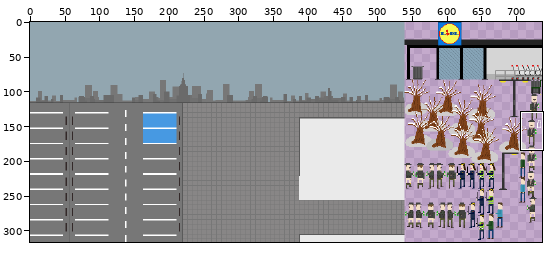
Sprite sheet: _static/atlas/master-0.png. Above: a wide view before the commit, with the close-up outlined.
Close-up. Earlier state:
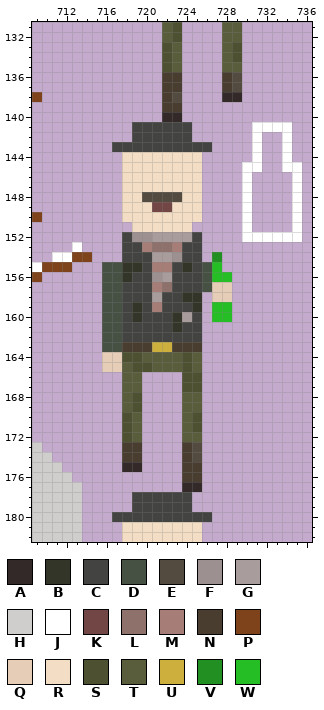
The file is 737x317 pixels. Colours within 5 levels of each other are drawn and written as one. Shown: x 709..736, y 131..182.
Palette (. is transparent): A #332929  B #343529  C #434341  D #465043  E #534b40  F #9d9090  G #a99c9c  H #d0cdcd  J #ffffff  K #734646  L #8f716c  M #a77e77  N #483d2f  P #7f431b  Q #e6cdb8  R #f3dec5  S #4d5131  T #595d3c  U #ccaf3c  V #218f21  W #25be25
Pixels before, first column x 709:
131 .............TS....TT......
132 .............TS....TT......
133 .............ST....TS......
134 .............ST....TS......
135 .............ST....TT......
136 .............NN....NE......
137 .............NN....NE......
138 P............NE....AA......
139 .............NN............
140 .............AA............
141 ..........CCCCCC......JJJJ.
142 ..........CCCCCC......J..J.
143 ........CCCCCCCCCC....J..J.
144 .........RRRRRRRR.....J..J.
145 .........RRRRRRRR....JJ..JJ
146 .........RRRRRRRR....J....J
147 .........RRRRRRRR....J....J
148 .........RREEEERR....J....J
149 .........RRRKKRRR....J....J
150 P........RRRRRRRR....J....J
151 ..........RRRRRR.....J....J
152 .........CFFGGGGC....JJJJJJ
153 ....J....CCMLLMCC..........
154 ..JJPP...CCCGGFCC.V........
155 JPPP...DDBBCMMCBCDW........
156 P......DDBCCFGCCCDWW.......
157 .......DDCCCMLCCCDQQ.......
158 .......DDCCCGCCBB.QQ.......
159 .......DDCBCMCCCB.WW.......
160 .......DDCBCCCBGC.WW.......
161 .......DDCCCCCBCC..........
162 .......DDCCCCCCCC..........
163 .......DDNNNUUNNN..........
164 .......QQSSTTTTST..........
165 .......QQTSSTTTST..........
166 .........TT....SS..........
167 .........TT....SS..........
168 .........TS....TT..........
169 .........TS....TT..........
170 .........ST....TS..........
171 .........ST....TS..........
172 .........ST....TT..........
173 H........NN....NE..........
174 HH.......NN....NE..........
175 HHH......AA....NN..........
176 HHHH...........NN..........
177 HHHHH..........AA..........
178 HHHHH.....CCCCCC...........
179 HHHHH.....CCCCCC...........
180 HHHHH...CCCCCCCCCC.........
181 HHHHH....RRRRRRRR..........
182 HHHHH....RRRRRRRR..........
And afterwards:
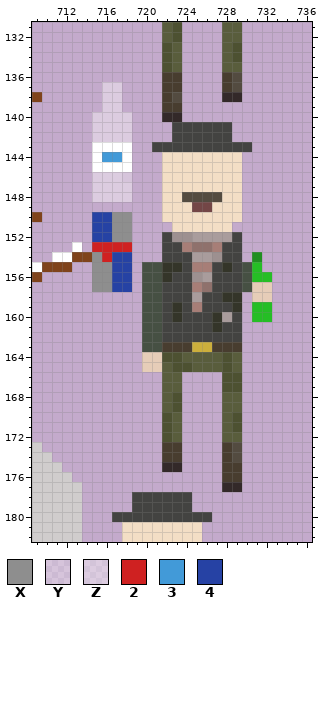
Colours new in this view: X #8e8e8e  Y #ffffff4d  Z #ffffff66  2 #cf2121  3 #429ad8  4 #2642a4
What changed:
y 137..139: x 716..717 .. -> ZZ
y 140: x 715..718 .... -> ZZZZ
y 141: x 715..722 ....CCCC -> ZZZZ....; x 725..728 .... -> CCCC; x 731..734 JJJJ -> ....
y 142: x 715..722 ....CCCC -> ZZZZ....; x 725..728 .... -> CCCC; x 731 J -> .; x 734 J -> .
y 143: x 715..720 ..CCCC -> JJJJ..; x 727..731 ....J -> CCCC.; x 734 J -> .
y 144: x 715..721 ...RRRR -> J33J...; x 726..729 .... -> RRRR; x 731 J -> .; x 734 J -> .
y 145: x 715..721 ...RRRR -> JJJJ...; x 726..731 ....JJ -> RRRR..; x 734..735 JJ -> ..
y 146: x 715..721 ...RRRR -> ZZZY...; x 726..730 ....J -> RRRR.; x 735 J -> .
y 147: x 715..721 ...RRRR -> ZZZZ...; x 726..730 ....J -> RRRR.; x 735 J -> .
y 148: x 715..730 ...RREEEERR....J -> ZZZZ...RREEEERR.; x 735 J -> .
y 149: x 718..722 RRRKK -> ....R; x 725..730 R....J -> KKRRR.; x 735 J -> .
y 150: x 715..721 ...RRRR -> 44XX...; x 726..730 ....J -> RRRR.; x 735 J -> .
y 151: x 715..722 ....RRRR -> 44XX....; x 725..728 .... -> RRRR; x 730 J -> .; x 735 J -> .
y 152: x 715..735 ...CFFGGGGC....JJJJJJ -> 44XX...CFFGGGGC......
y 153: x 715..729 ...CCMLLMCC.... -> 2222...CCMLLMCC
y 154: x 715..723 ...CCCGGF -> X244...CC; x 725..729 C.V.. -> GGFCC; x 731 . -> V
y 155: x 715..731 .DDBBCMMCBCDW.... -> XX44.DDBBCMMCBCDW
y 156: x 715..722 .DDBCCFG -> XX44.DDB; x 725..732 CDWW.... -> FGCCCDWW
y 157: x 715..722 .DDCCCML -> XX44.DDC; x 725..732 CDQQ.... -> MLCCCDQQ
y 158: x 716..721 DDCCCG -> ....DD; x 724..729 BB.QQ. -> CGCCBB; x 731..732 .. -> QQ
y 159: x 716..721 DDCBCM -> ....DD; x 723 C -> B; x 725..729 B.WW. -> MCCCB; x 731..732 .. -> WW
y 160: x 716..721 DDCBCC -> ....DD; x 724 G -> C; x 726..729 .WW. -> CBGC; x 731..732 .. -> WW
y 161: x 716..721 DDCCCC -> ....DD; x 723 B -> C; x 726..729 .... -> CBCC
y 162: x 716..721 DDCCCC -> ....DD; x 726..729 .... -> CCCC
y 163: x 716..722 DDNNNUU -> ....DDN; x 725..729 N.... -> UUNNN
y 164: x 716..724 QQSSTTTTS -> ....QQSST; x 726..729 .... -> TTST
y 165: x 716..721 QQTSST -> ....QQ; x 723 T -> S; x 726..729 .... -> TTST
y 166..167: x 718..719 TT -> ..; x 722..725 ..SS -> TT..; x 728..729 .. -> SS
y 168..169: x 718..719 TS -> ..; x 722..725 ..TT -> TS..; x 728..729 .. -> TT
y 170..171: x 718..719 ST -> ..; x 722..725 ..TS -> ST..; x 728..729 .. -> TS
y 172: x 718..719 ST -> ..; x 722..725 ..TT -> ST..; x 728..729 .. -> TT
y 173..174: x 718..719 NN -> ..; x 722..725 ..NE -> NN..; x 728..729 .. -> NE
y 175: x 718..719 AA -> ..; x 722..725 ..NN -> AA..; x 728..729 .. -> NN
y 176: x 724..725 NN -> ..; x 728..729 .. -> NN
y 177: x 724..725 AA -> ..; x 728..729 .. -> AA
